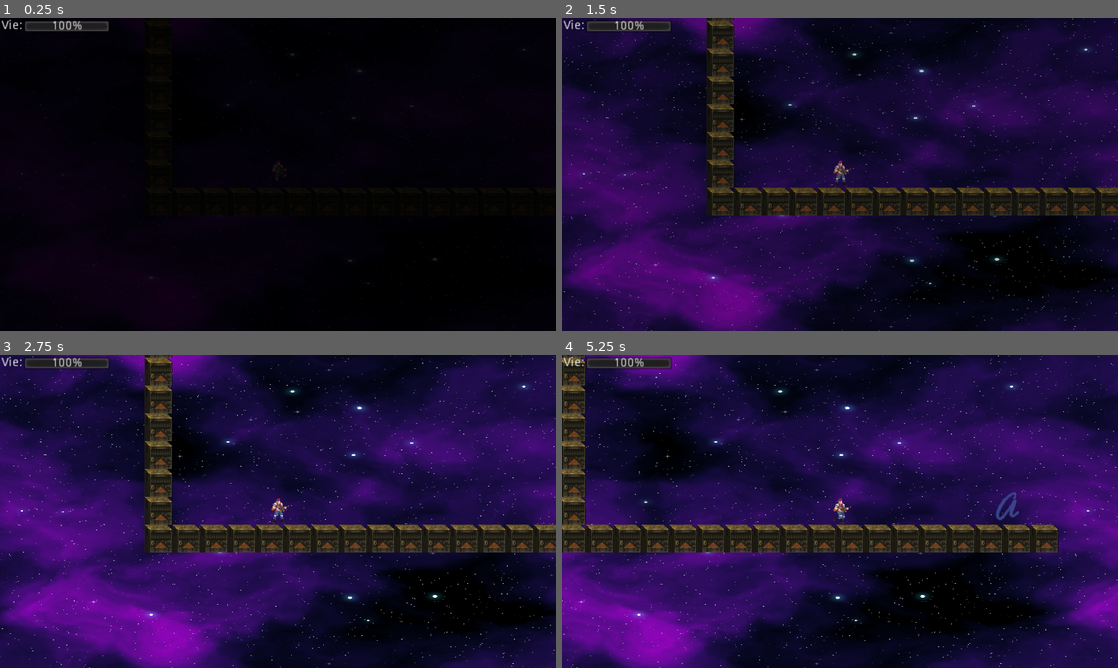
Above: before the commit, frames 1-4 (two rows, left to right).
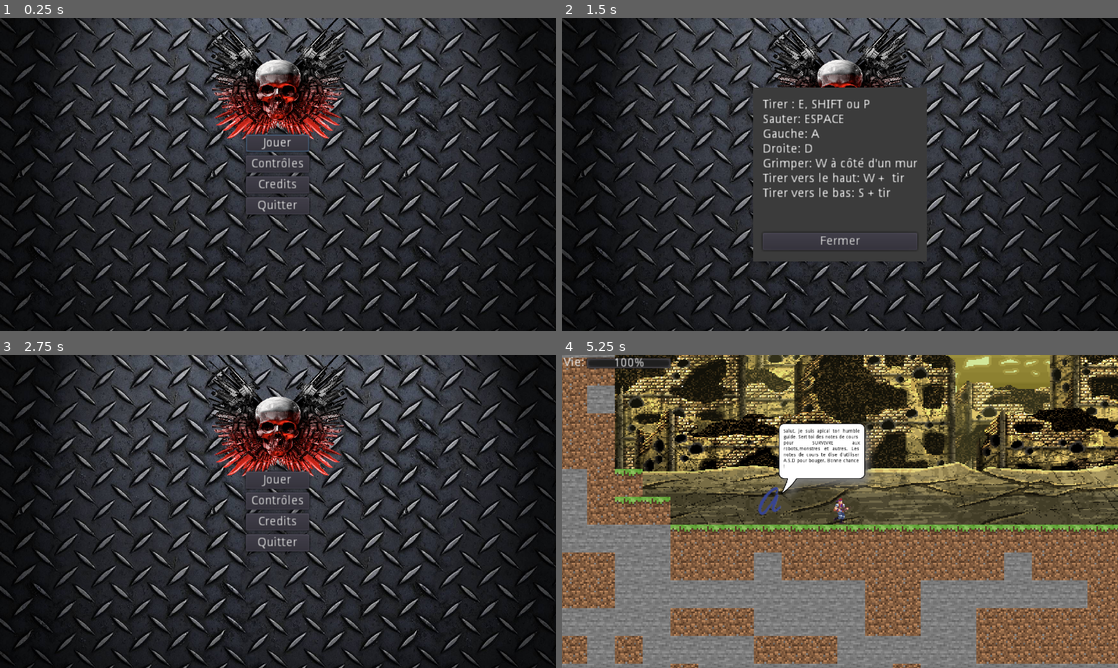
Above: after the commit, the same moments.

Repository: RedYou1/GoBros
Game: Godot game, scene res://Scenes/Menu.tscn
The game is run twice, just before and just after one commit, with the same random seed, the same clock (stepped at 60 frames per second) and the same inputs. Before the commit the project starts from res://Scenes/BossLevel.tscn. Sound files missing from this copy of the repository are replaced by a short silence.
Inputs (mouse positions are in pixels of both pictures, inside the frame that each line leads up to):
- Up to frame 1 (0.25 s): no input
- Up to frame 2 (1.5 s): click (840, 165) at 0.5 s, where only the run after the commit has a clickable "Contrôles"; click (840, 183) at 1.25 s, where only the run after the commit has a clickable "Credits"
- Up to frame 3 (2.75 s): click (278, 577) at 2 s, where only the run after the commit has a clickable "Fermer"
- Up to frame 4 (5.25 s): click (840, 480) at 2.75 s, where only the run after the commit has a clickable "Jouer"; hold D (DROIT) 3.53-4.28 s; hold W (HAUT) 3.53-5.03 s; tap Space (SAUT) at 3.77, 4.52 s; tap P (TIRER) at 4.35 s; hold A (GAUCHE) from 5.03 s (still down); hold D (DROIT) from 5.03 s (still down)

The runs differ from the first frame. In frame 1, 66% of the frame differs, in the area x 0-100%, y 0-100%; in frame 2, 86%; in frame 3, 89%; in frame 4, 98%.

Commit message:
Ajout des sections controles et crédits dans le menu

Diff:
--- /dev/null
+++ b/Scenes/Controles.tscn
@@ -0,0 +1,65 @@
+[gd_scene load_steps=2 format=2]
+
+[ext_resource path="res://Scripts/Controles.gd" type="Script" id=1]
+
+[node name="Controles" type="Control"]
+anchor_right = 1.0
+anchor_bottom = 1.0
+script = ExtResource( 1 )
+__meta__ = {
+"_edit_use_anchors_": false
+}
+
+[node name="Fenetre" type="CenterContainer" parent="."]
+margin_right = 1280.0
+margin_bottom = 720.0
+__meta__ = {
+"_edit_use_anchors_": false
+}
+
+[node name="ColorRect" type="ColorRect" parent="Fenetre"]
+self_modulate = Color( 0.235294, 0.235294, 0.235294, 1 )
+margin_left = 440.0
+margin_top = 160.0
+margin_right = 840.0
+margin_bottom = 560.0
+rect_min_size = Vector2( 400, 400 )
+
+[node name="Carre" type="CenterContainer" parent="Fenetre/ColorRect"]
+margin_right = 200.0
+margin_bottom = 200.0
+rect_scale = Vector2( 2, 2 )
+__meta__ = {
+"_edit_use_anchors_": false
+}
+
+[node name="Liste" type="VBoxContainer" parent="Fenetre/ColorRect/Carre"]
+margin_left = 11.0
+margin_top = 13.0
+margin_right = 189.0
+margin_bottom = 187.0
+
+[node name="Label" type="Label" parent="Fenetre/ColorRect/Carre/Liste"]
+margin_right = 178.0
+margin_bottom = 116.0
+text = "Tirer : E, SHIFT ou P
+Sauter: ESPACE
+Gauche: A
+Droite: D
+Grimper: W à côté d'un mur
+Tirer vers le haut: W +  tir
+Tirer vers le bas: S + tir"
+
+[node name="CenterContainer" type="CenterContainer" parent="Fenetre/ColorRect/Carre/Liste"]
+margin_top = 120.0
+margin_right = 178.0
+margin_bottom = 150.0
+rect_min_size = Vector2( 0, 30 )
+
+[node name="Fermer" type="Button" parent="Fenetre/ColorRect/Carre/Liste"]
+margin_top = 154.0
+margin_right = 178.0
+margin_bottom = 174.0
+text = "Fermer"
+
+[connection signal="pressed" from="Fenetre/ColorRect/Carre/Liste/Fermer" to="." method="_on_Fermer_pressed"]
--- /dev/null
+++ b/Scenes/Crédits.tscn
@@ -0,0 +1,64 @@
+[gd_scene load_steps=2 format=2]
+
+[ext_resource path="res://Scripts/Crédits.gd" type="Script" id=1]
+
+[node name="Crédits" type="Control"]
+anchor_right = 1.0
+anchor_bottom = 1.0
+script = ExtResource( 1 )
+__meta__ = {
+"_edit_use_anchors_": false
+}
+
+[node name="Fenetre" type="CenterContainer" parent="."]
+margin_right = 1280.0
+margin_bottom = 720.0
+__meta__ = {
+"_edit_use_anchors_": false
+}
+
+[node name="ColorRect" type="ColorRect" parent="Fenetre"]
+self_modulate = Color( 0.235294, 0.235294, 0.235294, 1 )
+margin_left = 440.0
+margin_top = 160.0
+margin_right = 840.0
+margin_bottom = 560.0
+rect_min_size = Vector2( 400, 400 )
+
+[node name="Carre" type="CenterContainer" parent="Fenetre/ColorRect"]
+margin_right = 200.0
+margin_bottom = 200.0
+rect_scale = Vector2( 2, 2 )
+__meta__ = {
+"_edit_use_anchors_": false
+}
+
+[node name="Liste" type="VBoxContainer" parent="Fenetre/ColorRect/Carre"]
+margin_left = 10.0
+margin_top = 13.0
+margin_right = 190.0
+margin_bottom = 187.0
+
+[node name="Label" type="Label" parent="Fenetre/ColorRect/Carre/Liste"]
+margin_right = 180.0
+margin_bottom = 116.0
+rect_min_size = Vector2( 180, 0 )
+text = "Jeu fait par Jonathan Chiasson, Thierry Nadeau et Jean-Christophe Demers dans le cadre du cours de Jeu 2D 2021.
+
+"
+align = 3
+autowrap = true
+
+[node name="CenterContainer" type="CenterContainer" parent="Fenetre/ColorRect/Carre/Liste"]
+margin_top = 120.0
+margin_right = 180.0
+margin_bottom = 150.0
+rect_min_size = Vector2( 0, 30 )
+
+[node name="Fermer" type="Button" parent="Fenetre/ColorRect/Carre/Liste"]
+margin_top = 154.0
+margin_right = 180.0
+margin_bottom = 174.0
+text = "Fermer"
+
+[connection signal="pressed" from="Fenetre/ColorRect/Carre/Liste/Fermer" to="." method="_on_Fermer_pressed"]
--- a/Scenes/Menu.tscn
+++ b/Scenes/Menu.tscn
@@ -1,8 +1,10 @@
-[gd_scene load_steps=4 format=2]
+[gd_scene load_steps=6 format=2]
 
 [ext_resource path="res://Scripts/menu.gd" type="Script" id=1]
 [ext_resource path="res://Ressources/image/logo.png" type="Texture" id=2]
 [ext_resource path="res://Ressources/image/background.jpg" type="Texture" id=3]
+[ext_resource path="res://Scenes/Controles.tscn" type="PackedScene" id=4]
+[ext_resource path="res://Scenes/Crédits.tscn" type="PackedScene" id=5]
 
 [node name="Control" type="Control"]
 anchor_left = 0.122
@@ -19,7 +21,7 @@
 }
 
 [node name="Sprite2" type="Sprite" parent="."]
-position = Vector2( 640, 176 )
+position = Vector2( 640, 141 )
 scale = Vector2( 0.362982, 0.313638 )
 z_index = -2
 texture = ExtResource( 2 )
@@ -28,37 +30,44 @@
 anchor_mode = 0
 
 [node name="CenterContainer" type="CenterContainer" parent="."]
-margin_right = 1280.0
-margin_bottom = 720.0
+margin_right = 640.0
+margin_bottom = 360.0
+rect_scale = Vector2( 2, 2 )
 __meta__ = {
 "_edit_use_anchors_": false
 }
 
 [node name="VBoxContainer" type="VBoxContainer" parent="CenterContainer"]
-margin_left = 611.0
-margin_top = 326.0
-margin_right = 669.0
-margin_bottom = 394.0
+margin_left = 283.0
+margin_top = 134.0
+margin_right = 356.0
+margin_bottom = 226.0
 __meta__ = {
 "_edit_use_anchors_": false
 }
 
 [node name="Button" type="Button" parent="CenterContainer/VBoxContainer"]
-margin_right = 58.0
+margin_right = 73.0
 margin_bottom = 20.0
 focus_neighbour_top = NodePath("../Button3")
 text = "Jouer"
 
+[node name="Button4" type="Button" parent="CenterContainer/VBoxContainer"]
+margin_top = 24.0
+margin_right = 73.0
+margin_bottom = 44.0
+text = "Contrôles"
+
 [node name="Button2" type="Button" parent="CenterContainer/VBoxContainer"]
-margin_top = 24.0
-margin_right = 58.0
-margin_bottom = 44.0
+margin_top = 48.0
+margin_right = 73.0
+margin_bottom = 68.0
 text = "Credits"
 
 [node name="Button3" type="Button" parent="CenterContainer/VBoxContainer"]
-margin_top = 48.0
-margin_right = 58.0
-margin_bottom = 68.0
+margin_top = 72.0
+margin_right = 73.0
+margin_bottom = 92.0
 focus_neighbour_bottom = NodePath("../Button")
 text = "Quitter"
 
@@ -68,6 +77,13 @@
 z_index = -3
 texture = ExtResource( 3 )
 
+[node name="Controles" parent="." instance=ExtResource( 4 )]
+visible = false
+
+[node name="Crédits" parent="." instance=ExtResource( 5 )]
+visible = false
+
 [connection signal="pressed" from="CenterContainer/VBoxContainer/Button" to="." method="_on_Button_pressed"]
+[connection signal="pressed" from="CenterContainer/VBoxContainer/Button4" to="." method="_on_Button4_pressed"]
 [connection signal="pressed" from="CenterContainer/VBoxContainer/Button2" to="." method="_on_Button2_pressed"]
 [connection signal="pressed" from="CenterContainer/VBoxContainer/Button3" to="." method="_on_Button3_pressed"]
--- /dev/null
+++ b/Scripts/Controles.gd
@@ -0,0 +1,20 @@
+extends Control
+
+
+# Declare member variables here. Examples:
+# var a = 2
+# var b = "text"
+
+
+# Called when the node enters the scene tree for the first time.
+func _ready():
+	pass # Replace with function body.
+
+
+# Called every frame. 'delta' is the elapsed time since the previous frame.
+#func _process(delta):
+#	pass
+
+
+func _on_Fermer_pressed():
+	visible = false
--- /dev/null
+++ b/Scripts/Crédits.gd
@@ -0,0 +1,20 @@
+extends Control
+
+
+# Declare member variables here. Examples:
+# var a = 2
+# var b = "text"
+
+
+# Called when the node enters the scene tree for the first time.
+func _ready():
+	pass # Replace with function body.
+
+
+# Called every frame. 'delta' is the elapsed time since the previous frame.
+#func _process(delta):
+#	pass
+
+
+func _on_Fermer_pressed():
+	visible = false
--- a/Scripts/menu.gd
+++ b/Scripts/menu.gd
@@ -17,12 +17,16 @@
 
 #bouton jouer
 func _on_Button_pressed():
-	Global.goto_scene("res://Scenes/Tutoriel.tscn")
+	Global.goto_scene("res://Scenes/tutoControl.tscn")
 
 #bouton options
 func _on_Button2_pressed():
-	pass # Replace with function body.
+	get_node("Crédits").visible = true
 
 #boutons quitter
 func _on_Button3_pressed():
 	get_tree().quit()
+
+
+func _on_Button4_pressed():
+	get_node("Controles").visible = true
--- a/project.godot
+++ b/project.godot
@@ -11,7 +11,7 @@
 [application]
 
 config/name="Go Bros"
-run/main_scene="res://Scenes/BossLevel.tscn"
+run/main_scene="res://Scenes/Menu.tscn"
 boot_splash/image="res://loading_screen.PNG"
 config/icon="res://icon.png"
 
